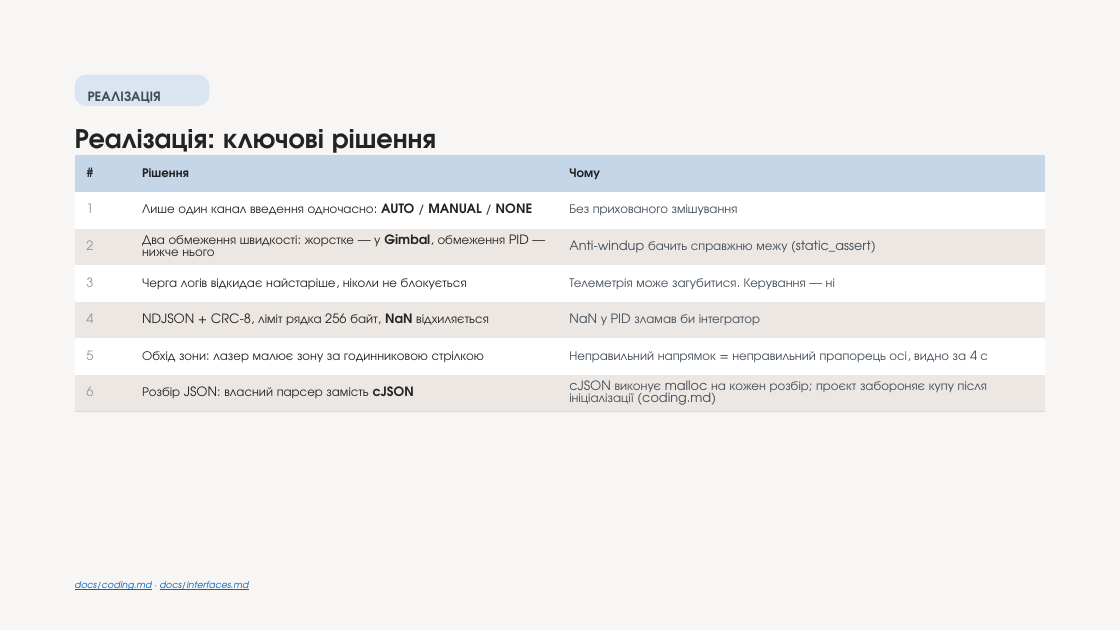
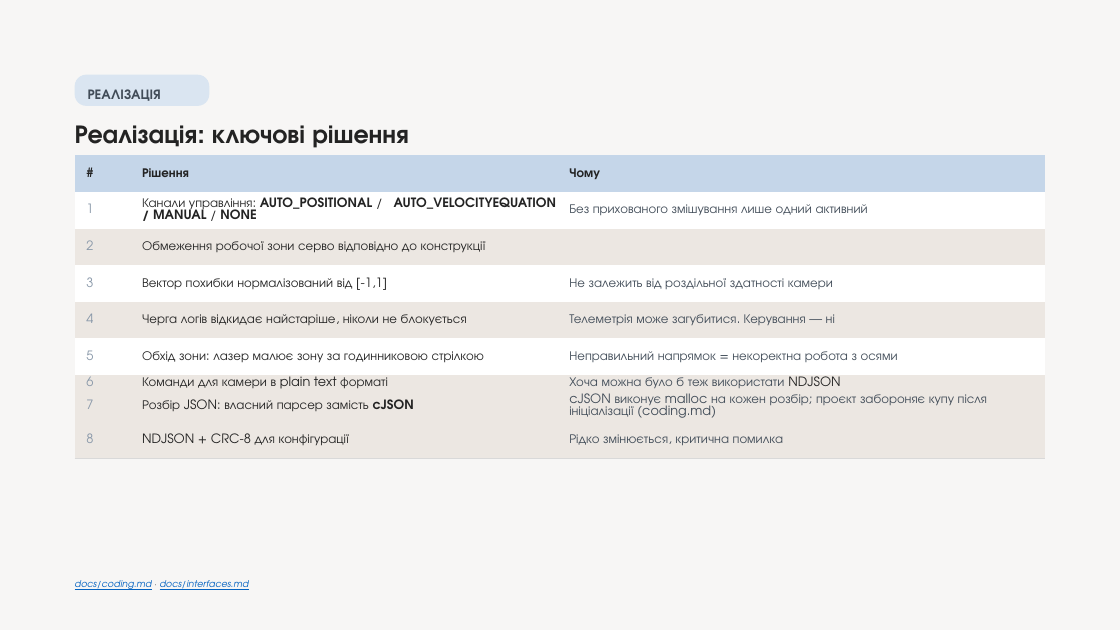
Before and after one commit to melnikvitaly/workshops, a slide deck: slide 7 of workshop-7-final_project/docs/assestment/presentation/Laser Gimbal with Camera Tracking on ESP32-S3.pptx. Drawn at 1120x630 pixels with LibreOffice and Linux fonts; fonts in the diff are those of the drawing. Boxes give left, top, right and bottom in pixels: in the first picture for what was removed or moved away, otherwise in the second. Text is boxed around its words. In the diff, an @@ line names an element or a change of style, - is before the commit and + after.

```diff
--- a/workshop-7-final_project/docs/assestment/presentation/Laser Gimbal with Camera Tracking on ESP32-S3.pptx
+++ b/workshop-7-final_project/docs/assestment/presentation/Laser Gimbal with Camera Tracking on ESP32-S3.pptx
@@ text "РЕАЛІЗАЦІЯ" at [88,89,161,101]: line spacing 1.4 to 1.3 @@
@@ text "Реалізація: ключові рішення" at [75,125,409,148]: size 24 to 22.2 pt; line spacing 1.1 to 1 @@
@@ table at [75,155,1046,458] @@
-row 2: 1 | Лише один канал введення одночасно: AUTO / MANUAL / NONE | Без прихованого змішування
-row 3: 2 | Два обмеження швидкості: жорстке — у Gimbal, обмеження PID — нижче нього | Anti-windup бачить справжню межу (static_assert)
-row 4: 3 | Черга логів відкидає найстаріше, ніколи не блокується | Телеметрія може загубитися. Керування — ні
-row 5: 4 | NDJSON + CRC-8, ліміт рядка 256 байт, NaN відхиляється | NaN у PID зламав би інтегратор
-row 6: 5 | Обхід зони: лазер малює зону за годинниковою стрілкою | Неправильний напрямок = неправильний прапорець осі, видно за 4 с
-row 7: 6 | Розбір JSON: власний парсер замість cJSON | cJSON виконує malloc на кожен розбір; проєкт забороняє купу після ініціалізації (coding.md)
+row 2: 1 | Канали управління: AUTO_POSITIONAL / AUTO_VELOCITYEQUATION / MANUAL / NONE | Без прихованого змішування лише одний активний
+row 3: 2 | Обмеження робочої зони серво відповідно до конструкції | 
+row 4: 3 | Вектор похибки нормалізований від [-1,1] | Не залежить від роздільної здатності камери
+row 5: 4 | Черга логів відкидає найстаріше, ніколи не блокується | Телеметрія може загубитися. Керування — ні
+row 6: 5 | Обхід зони: лазер малює зону за годинниковою стрілкою | Неправильний напрямок = некоректна робота з осями
+row 7: 6 | Команди для камери в plain text форматі | Хоча можна було б теж використати NDJSON
+row 8: 7 | Розбір JSON: власний парсер замість cJSON | cJSON виконує malloc на кожен розбір; проєкт забороняє купу після ініціалізації (coding.md)
+row 9: 8 | NDJSON + CRC-8 для конфігурації | Рідко змінюється, критична помилка
```
Also in this commit, not shown: 12 other slides changed, 2 slides removed, 12 other files.
